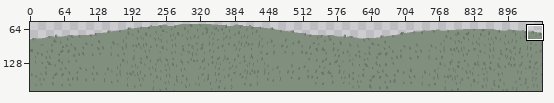
Pixel-art file: Assets/Sprites/Background/Background.ase. The first picture is a wide view before the edit; the outline marks the close-up.
Close-up. The starting point:
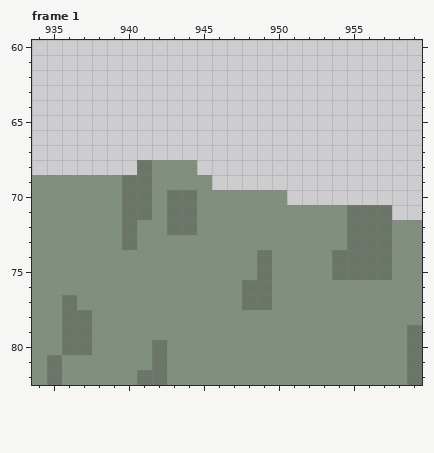
960x180 pixels, 4 frames. Shown: frame 1: x 934..959, y 60..82. The wide view leaves out empty margins. The commit also changed other frames or places, which this record leaves out.
After:
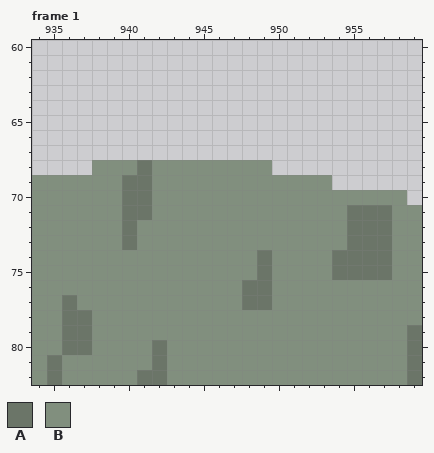
Palette (. is transparent): A #6b7568  B #818f7e
The edit:
--- frame 1, layer "Background"
@@ x 934..959 @@
 67 ..........................
-68 .......ABBB...............
-69 BBBBBBAABBBB..............
-70 BBBBBBAABAABBBBBB.........
-71 BBBBBBAABAABBBBBBBBBBAAA..
-72 BBBBBBABBAABBBBBBBBBBAAABB
+68 ....BBBABBBBBBBB..........
+69 BBBBBBAABBBBBBBBBBBB......
+70 BBBBBBAABBBBBBBBBBBBBBBBB.
+71 BBBBBBAABBBBBBBBBBBBBAAABB
+72 BBBBBBABBBBBBBBBBBBBBAAABB
 73 BBBBBBABBBBBBBBBBBBBBAAABB
